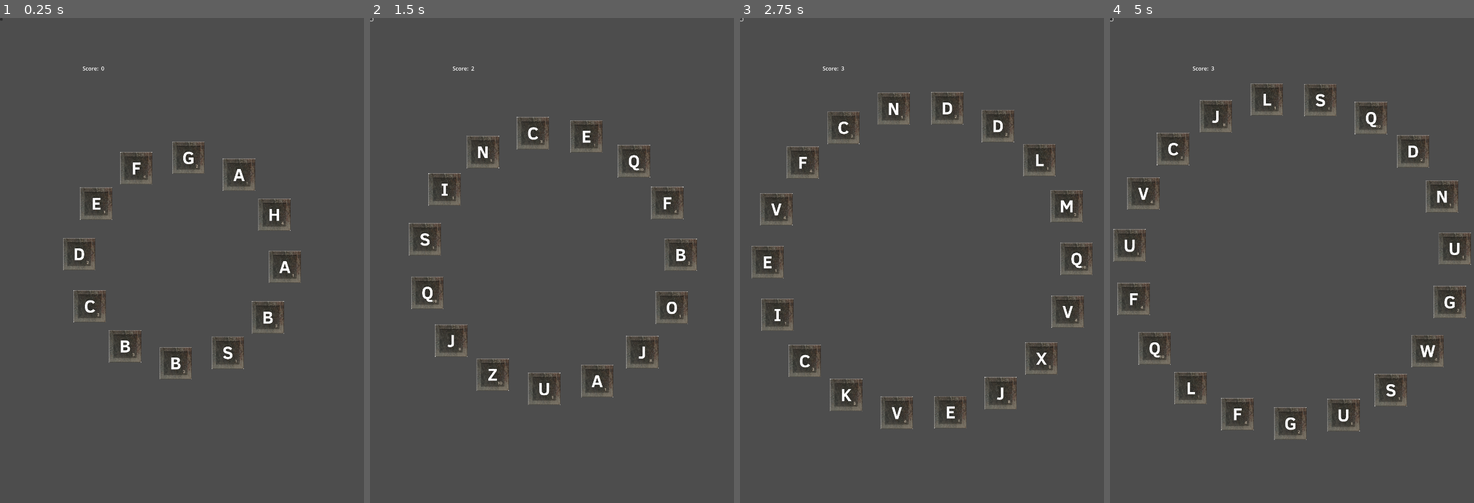
Above: before the commit, frames 1-4 (left to right).
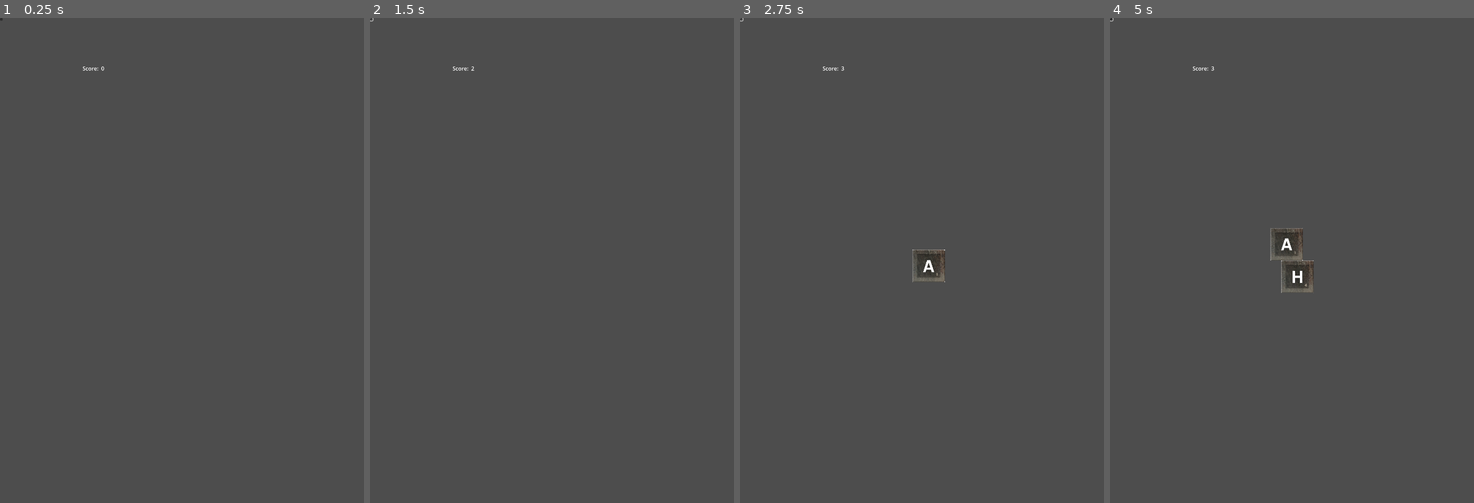
Above: after the commit, the same moments.

Repository: fourbytes/LD55
Game: Godot game, scene res://Main.tscn
The game is run twice, just before and just after one commit, with the same random seed, the same clock (stepped at 60 frames per second) and the same inputs.
Inputs (mouse positions are in pixels of both pictures, inside the frame that each line leads up to):
- Up to frame 1 (0.25 s): no input
- Up to frame 2 (1.5 s): click (370, 18) at 0.5 s; click (370, 18) at 1.25 s
- Up to frame 3 (2.75 s): click (740, 18) at 2 s
- Up to frame 4 (5 s): move the mouse to (1372, 236) at 2.77 s; click (1372, 236) at 2.85 s; move the mouse to (1219, 284) at 3.52 s; click (1219, 284) at 3.6 s; move the mouse to (1328, 153) at 4.27 s; click (1328, 153) at 4.35 s

The runs differ from the first frame. In frame 1, 3.7% of the frame differs, in the area x 17-83%, y 25-75%; in frame 2, 4.7%; in frame 3, 5.9%; in frame 4, 6.6%, in the area x 0-100%, y 13-87%.

Commit message:
updated letter circle to use store.

Diff:
--- a/project.godot
+++ b/project.godot
@@ -14,6 +14,10 @@
 run/main_scene="res://Main.tscn"
 config/features=PackedStringArray("4.2", "Mobile")
 config/icon="res://icon.svg"
+
+[autoload]
+
+Store="*res://store.gd"
 
 [display]
 
--- a/scenes/GameSession/IncrementScoreButton/IncrementScoreButton.gd
+++ b/scenes/GameSession/IncrementScoreButton/IncrementScoreButton.gd
@@ -5,5 +5,4 @@
 	self.pressed.connect(_on_press)
 
 func _on_press():
-	var store = get_node('../../Store')
-	store.increment_score()
+	Store.increment_score()
--- a/scenes/GameSession/LetterCircle/LetterCircle.gd
+++ b/scenes/GameSession/LetterCircle/LetterCircle.gd
@@ -1,19 +1,17 @@
 extends Node2D
 
 # Move letters and selected letters to store.gd
-var letters = ['A', 'B', 'C', 'D', 'E', 'F', 'G', 'H']
-var selected_letters = {}
+const square_size = 96.0
+const spacing = 160.0
 
-var square_size = 96.0
-var spacing = 160.0
-
-var timer_duration = 0.05  # Duration in seconds
-var rotation_speed = 0.25  # Rotation speed in radians per second
+const timer_duration = 2  # Duration in seconds
+const rotation_speed = 0.25  # Rotation speed in radians per second
 
 var elapsed_time = 0.0
-var tween_duration = 0.5
+const tween_duration = 0.5
 
 const LETTER_CHILDREN_OFFSET = 1 # The first child is always the at this stage.
+
 
 func _ready():
 	get_tree().root.size_changed.connect(_on_viewport_size_changed)
@@ -33,7 +31,7 @@
 	update_letters()
 
 func update_letters():
-	var num_letters = len(letters)
+	var num_letters = len(Store.tiles)
 	var angle_step = 2 * PI / num_letters
 	var screen_center = get_viewport_rect().get_center()
 	var radius = (num_letters * spacing) / (2 * PI)
@@ -49,28 +47,29 @@
 
 		var sprite
 		sprite = Sprite2D.new()
-		sprite.texture = load("res://assets/sprites/alpha_tiles/letter_" + letters[i] + ".png")
+		sprite.texture = load("res://assets/sprites/alpha_tiles/letter_" + Store.tiles[i].letter + ".png")
 		var sprite_scale = Vector2(square_size / sprite.texture.get_width(), square_size / sprite.texture.get_height())
 		sprite.set_scale(sprite_scale)
 		sprite.set_position(screen_center + Vector2(x, y))
 
-		if selected_letters.has(i):
+		if Store.tiles[i].isSelected:
 			var border = Sprite2D.new()
-			border.texture = load("res://assets/sprites/alpha_tiles/letter_" + letters[i] + ".png")
+			border.texture = load("res://assets/sprites/alpha_tiles/letter_" + Store.tiles[i].letter + ".png")
 			border.self_modulate = Color(1, 0, 0, 1)  # Red color
 			sprite.add_child(border)
 
 		add_child(sprite)
 
 func _on_timer_timeout():
+	var store = get_node('../../../store')
 	# Generate a random letter
 	var random_letter = char(randi() % 26 + 65)  # Random uppercase letter (ASCII code)
 
 	# Generate a random index to insert the letter
-	var random_index = randi() % (len(letters) + 1)
+	var random_index = randi() % (len(Store.tiles) + 1)
 
 	# Insert the random letter at the random index
-	letters.insert(random_index, random_letter)
+	Store.tiles.insert(random_index, Tile.new())
 
 	# Update the letters
 	update_letters()
@@ -78,13 +77,13 @@
 func _process(delta):
 	elapsed_time += delta
 
-	var num_letters = len(letters)
+	var num_letters = len(Store.tiles)
 	var angle_step = 2 * PI / num_letters
 	var viewport = get_viewport_rect()
 	var screen_center = viewport.get_center()
 	var radius = (num_letters * spacing) / (2 * PI)
 	if radius > min(viewport.size.x, viewport.size.y) / 2:
-		letters = []
+		Store.tiles = []
 
 
 	for i in range(num_letters):
@@ -96,9 +95,9 @@
 
 		if sprite.get_rect().has_point(sprite.get_local_mouse_position()):
 			if Input.is_action_just_pressed("select_letter"):
-				var letter = letters[i]
-				if selected_letters.has(i):
-					selected_letters.erase(i)
+				var letter = Store.tiles[i]
+				if letter.isSelected:
+					letter.isSelected = false
 				else:
-					selected_letters[i] = true
+					letter.isSelected = true
 				update_letters()
--- a/scenes/GameSession/Scoreboard/Scoreboard.gd
+++ b/scenes/GameSession/Scoreboard/Scoreboard.gd
@@ -5,8 +5,7 @@
 # Called when the node enters the scene tree for the first time.
 func _ready():
 	self.set_text("%s %s" % [score_prefix, 0])
-	var store = get_node('../../../Store')
-	store.score_changed.connect(_on_score_changed)
+	Store.score_changed.connect(_on_score_changed)
 
 func _on_score_changed(score: int):
 	self.set_text("%s %s" % [score_prefix, str(score)])
--- a/scenes/GameSession/Scoreboard/ScoreboardLabel.gd
+++ b/scenes/GameSession/Scoreboard/ScoreboardLabel.gd
@@ -5,8 +5,7 @@
 # Called when the node enters the scene tree for the first time.
 func _ready():
 	self.set_text("%s %s" % [score_prefix, 0])
-	var store = get_node('../../../Store')
-	store.score_changed.connect(_on_score_changed)
+	Store.score_changed.connect(_on_score_changed)
 
 func _on_score_changed(score: int):
 	self.set_text("%s %s" % [score_prefix, str(score)])
